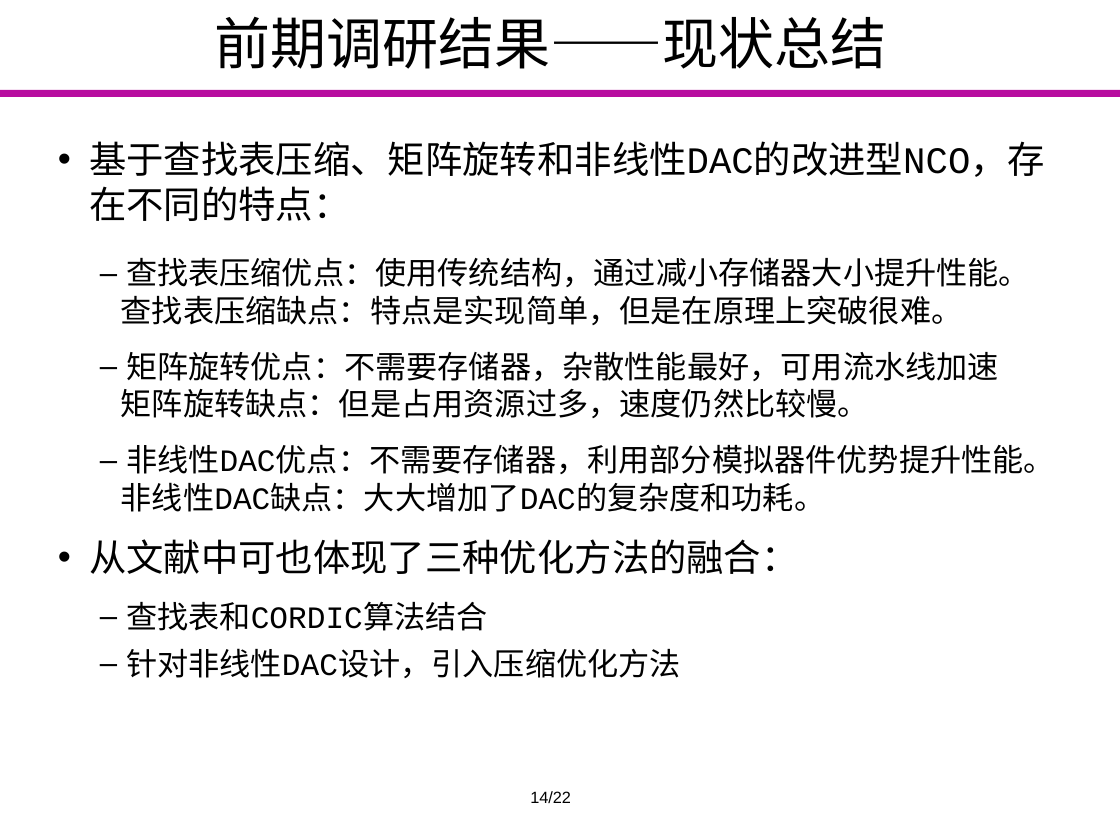
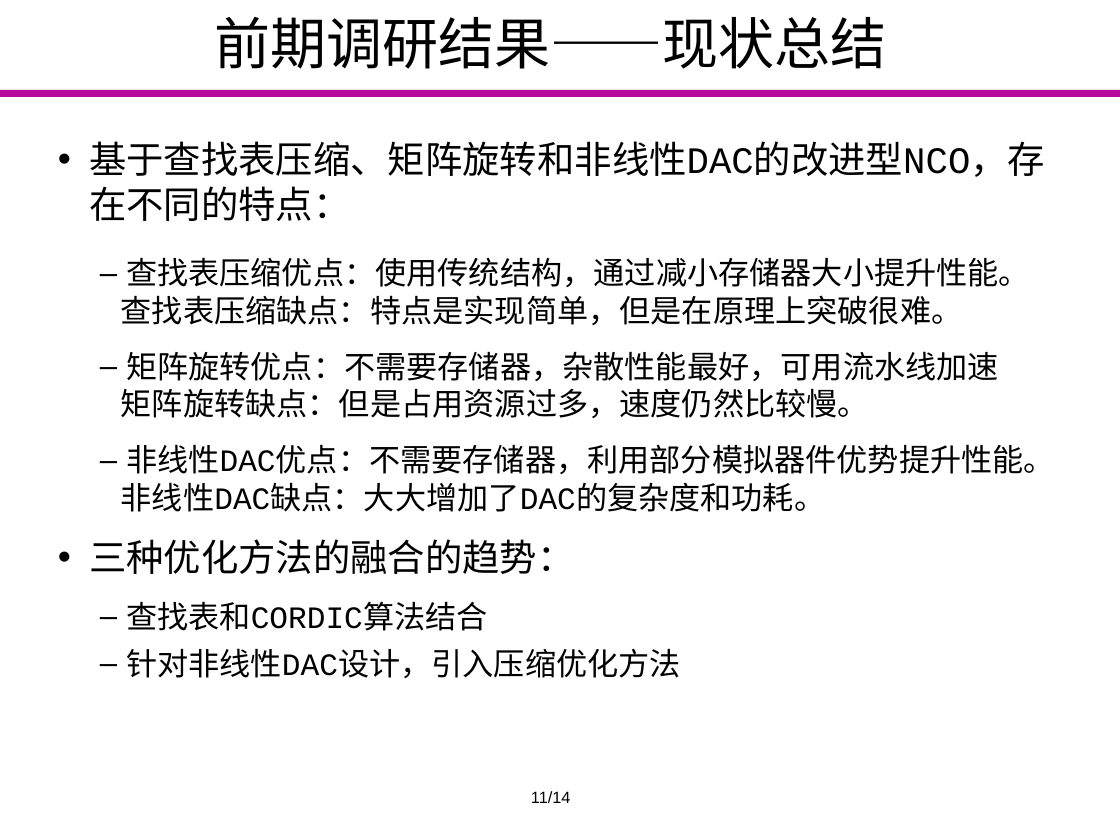
Before and after one commit to Markov2016/kaiti, a slide deck: slide 11 of ppt/yyx_v1.0.pptx. Drawn at 1120x840 pixels with LibreOffice and Linux fonts; fonts in the diff are those of the drawing; background and template pictures are left out. Boxes give left, top, right and bottom in pixels: in the first picture for what was removed or moved away, otherwise in the second. Text is boxed around its words. In the diff, an @@ line names an element or a change of style, - is before the commit and + after.

Commit message:
little change in 5309

```diff
--- a/ppt/yyx_v1.0.pptx
+++ b/ppt/yyx_v1.0.pptx
@@ text at box(89, 539, 574, 574): text changed @@
-• 从文献中可也体现了三种优化方法的融合：
+• 三种优化方法的融合的趋势：
@@ text at box(531, 791, 570, 803): text changed @@
-14/22
+11/14
```
Also in this commit, not shown: 13 other slides changed.
